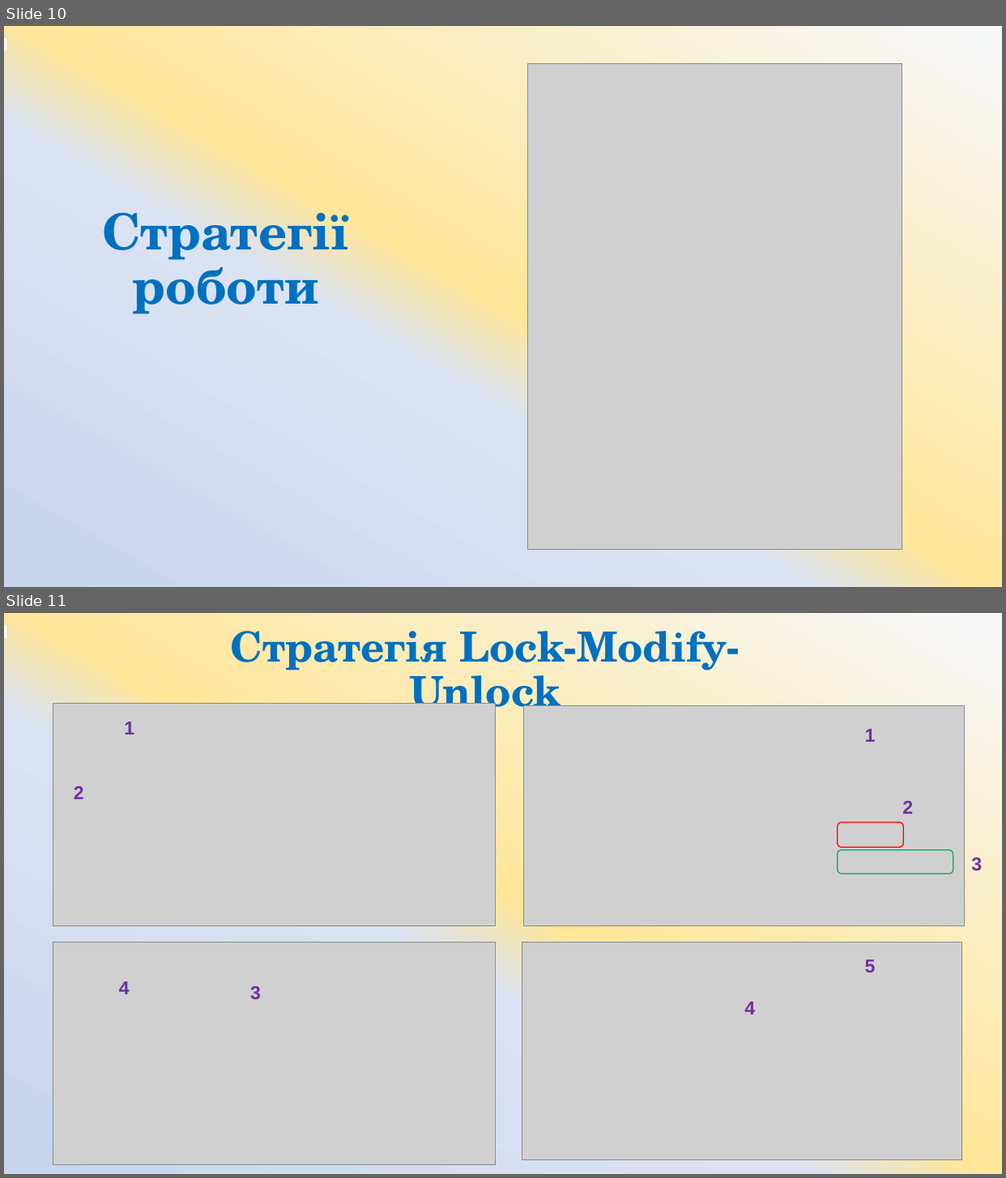
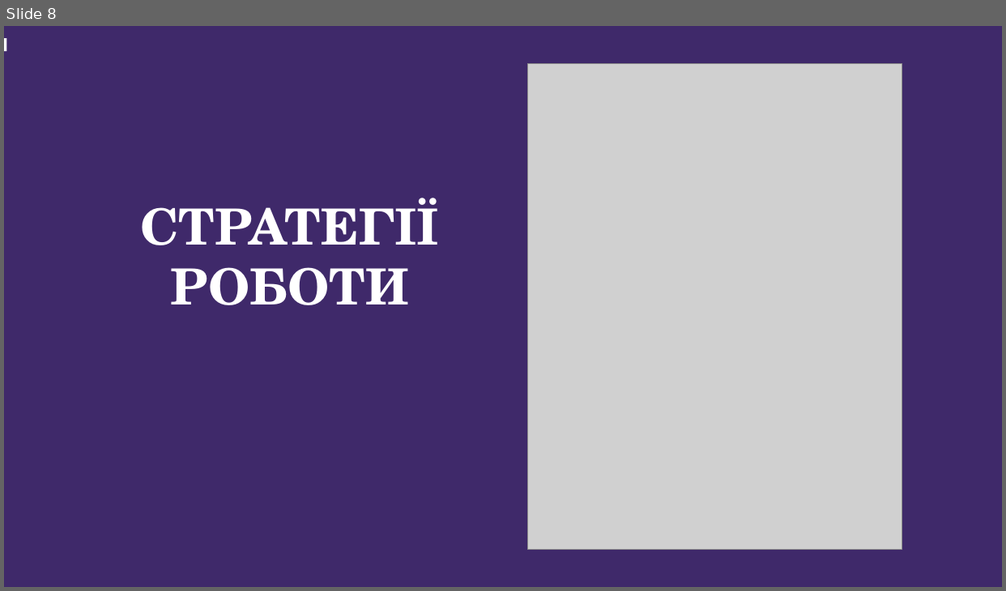
Before and after one commit to ArtemKlym/git_presentation, a slide deck: Git_1 part.pptx. Shown one above the other, each under a label of ours: slides 10 and 11 before the commit, slide 8 after it. The pictures are 1006x1178 and 1006x591 pixels, drawn with LibreOffice and Linux fonts; fonts in the diff are those of the drawing; grey boxes stand for pictures; background and template pictures are left out. Boxes give left, top, right and bottom in pixels: in the first picture for what was removed or moved away, otherwise in the second. Text is boxed around its words. In the diff, an @@ line names an element or a change of style, - is before the commit and + after.

```diff
--- a/Git_1 part.pptx
+++ b/Git_1 part.pptx
@@ slide 11 removed at (x1=4, y1=613, x2=1002, y2=1174), background gradient #F6F8FC to #FFE699 to #DAE3F3 to #C7D5ED @@
@@ rectangle removed at (x1=4, y1=625, x2=7, y2=637) @@
@@ title removed at (x1=231, y1=631, x2=740, y2=720) @@
-Стратегія Lock-Modify-Unlock
@@ picture removed at (x1=53, y1=704, x2=495, y2=926) @@
@@ picture removed at (x1=523, y1=706, x2=964, y2=926) @@
@@ text removed at (x1=124, y1=722, x2=134, y2=735) @@
-1
@@ text removed at (x1=865, y1=729, x2=876, y2=742) @@
-1
@@ text removed at (x1=74, y1=786, x2=84, y2=799) @@
-2
@@ text removed at (x1=902, y1=801, x2=913, y2=814) @@
-2
@@ rounded rectangle removed at (x1=837, y1=823, x2=903, y2=847) @@
@@ rounded rectangle removed at (x1=837, y1=850, x2=953, y2=875) @@
@@ text removed at (x1=971, y1=858, x2=982, y2=871) @@
-3
@@ picture removed at (x1=53, y1=943, x2=495, y2=1165) @@
@@ picture removed at (x1=522, y1=943, x2=962, y2=1161) @@
@@ text removed at (x1=865, y1=960, x2=876, y2=973) @@
-5
@@ text removed at (x1=119, y1=982, x2=130, y2=995) @@
-4
@@ text removed at (x1=250, y1=986, x2=261, y2=1000) @@
-3
@@ text removed at (x1=744, y1=1002, x2=755, y2=1015) @@
-4
@@ what was slide 10 is now slide 8 @@
@@ slide 8 changed as well @@
@@ background gradient #F6F8FC to #FFE699 to #DAE3F3 to #C7D5ED to picture (left out) @@
@@ title at (x1=140, y1=198, x2=439, y2=305): text changed; text colour #0070C0 to #FFFFFF @@
-Стратегії
-роботи
+СТРАТЕГІЇ
+РОБОТИ
```
Also in this commit, not shown: 4 other slides changed, 8 slides added, 23 other slides removed.
